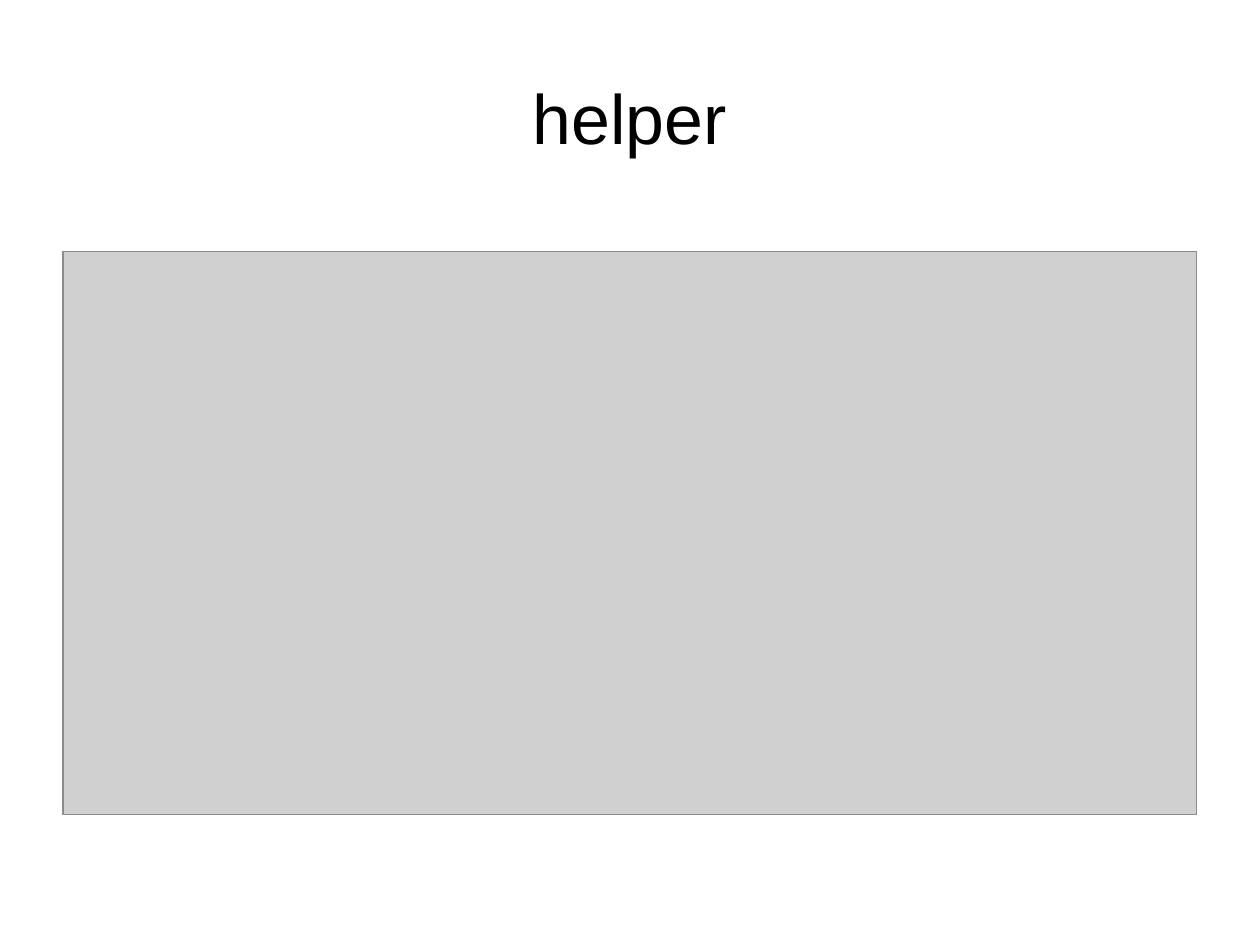
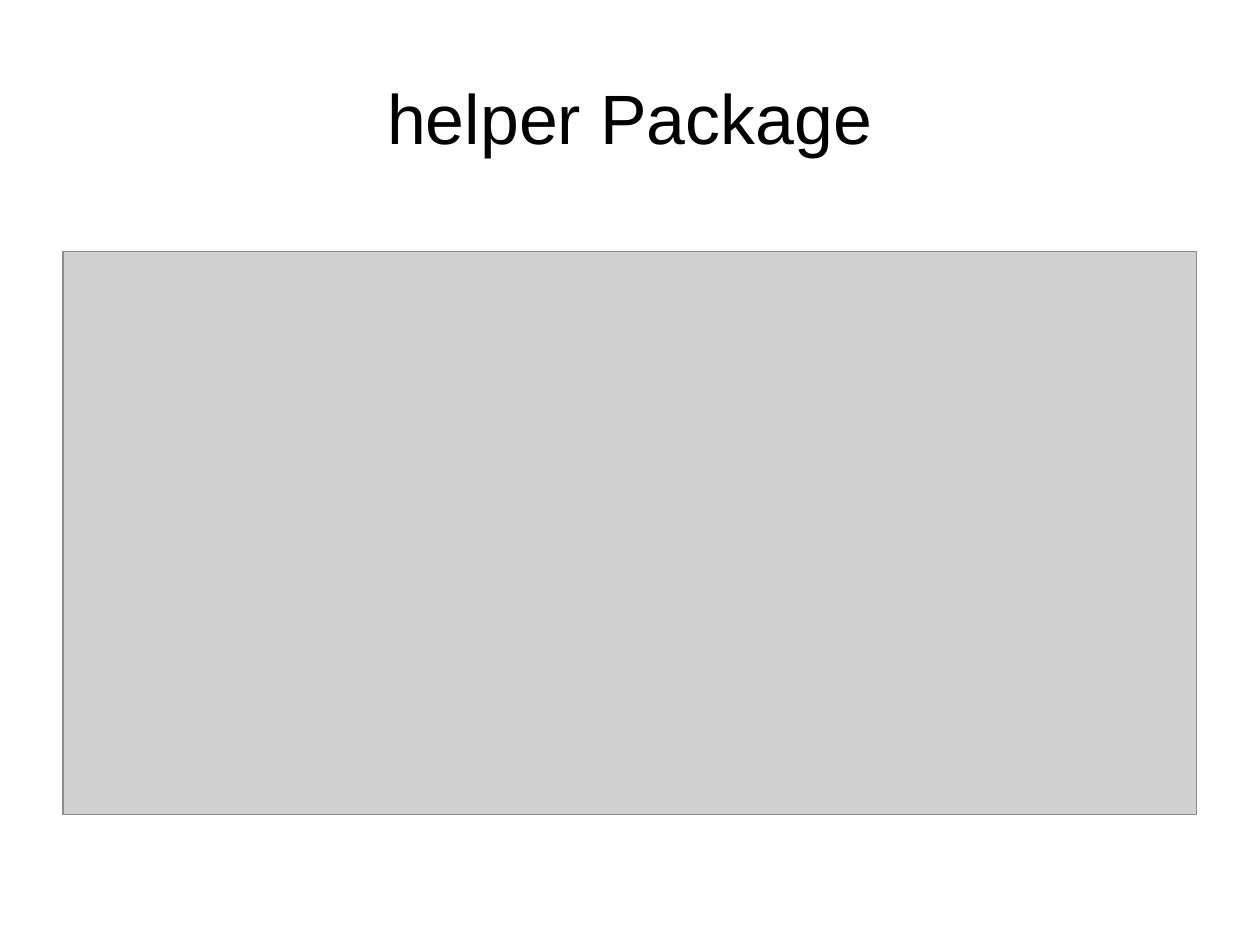
Before and after one commit to jnccd/graph-draw-project, a slide deck: slide 5 of präsentation.odp. Drawn at 1260x945 pixels with LibreOffice and Linux fonts; fonts in the diff are those of the drawing; grey boxes stand for pictures. Boxes give left, top, right and bottom in pixels: in the first picture for what was removed or moved away, otherwise in the second. Text is boxed around its words. In the diff, an @@ line names an element or a change of style, - is before the commit and + after.

```diff
--- a/präsentation.odp
+++ b/präsentation.odp
@@ title at [387, 93, 872, 157]: text changed @@
-helper
+helper Package
```
Also in this commit, not shown: 1 other slide changed, 1 slide added.
